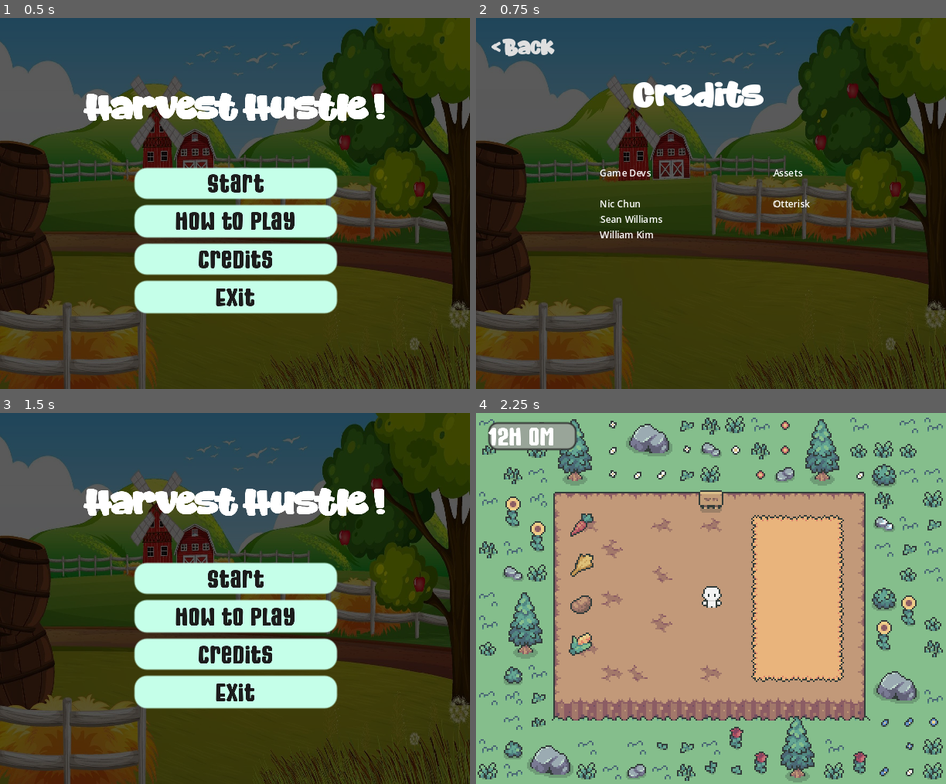
Above: before the commit, frames 1-4 (two rows, left to right).
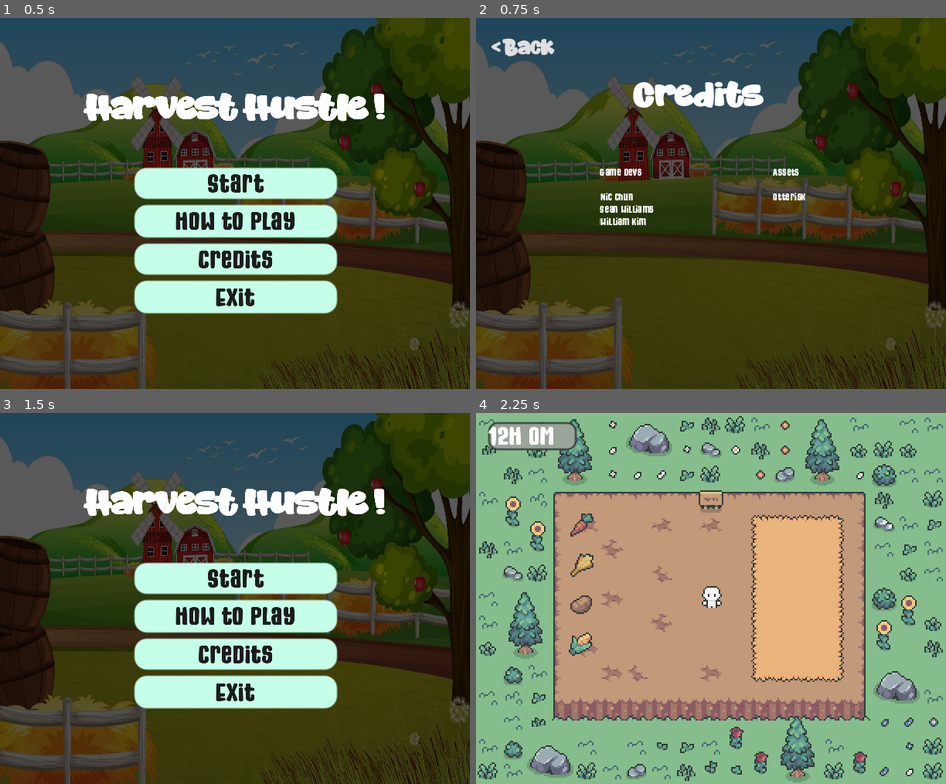
Above: after the commit, the same moments.

Repository: wnskim/LionJam2025
Game: Godot game, scene res://main_menu.tscn
Same seed, same stepped clock (60 frames per second), same inputs: the game is played once before the commit and once after it.
Inputs:
- Up to frame 1 (0.5 s): no input
- Up to frame 2 (0.75 s): click "Credits" at 0.5 s
- Up to frame 3 (1.5 s): click "< Back" at 1.25 s
- Up to frame 4 (2.25 s): click "Start" at 2 s

Frame 1 is identical in both runs. In frame 2, 1.1% of the frame differs, in the area x 26-72%, y 40-60%; in frame 3, 0.4%; in frame 4, less than 0.1%.

Commit message:
Update Credits.tscn
credits scene font change

Diff:
--- a/Credits.tscn
+++ b/Credits.tscn
@@ -1,8 +1,9 @@
-[gd_scene load_steps=20 format=3 uid="uid://3r6lkvjfphv3"]
+[gd_scene load_steps=21 format=3 uid="uid://3r6lkvjfphv3"]
 
 [ext_resource type="Script" path="res://credits.gd" id="1_s10oi"]
 [ext_resource type="Texture2D" uid="uid://u64l8mbkpk2j" path="res://Assets/farm-scene-with-windmill-and-barn-free-vector.jpg" id="2_aau73"]
 [ext_resource type="FontFile" uid="uid://bs8iulaol12q5" path="res://fonts/RebellionSquad-ZpprZ.ttf" id="3_war0p"]
+[ext_resource type="FontFile" uid="uid://kgax8ibdgd1j" path="res://fonts/MightySouly-lxggD.ttf" id="4_tf15u"]
 
 [sub_resource type="StyleBoxTexture" id="StyleBoxTexture_qcjni"]
 texture = ExtResource("2_aau73")
@@ -89,6 +90,7 @@
 offset_right = 118.0
 offset_bottom = 93.0
 focus_mode = 2
+theme_override_fonts/normal_font = ExtResource("4_tf15u")
 theme_override_font_sizes/normal_font_size = 3
 theme_override_styles/fill = SubResource("StyleBoxEmpty_lwv0h")
 theme_override_styles/background = SubResource("StyleBoxEmpty_qkrr1")
@@ -109,6 +111,7 @@
 offset_right = 174.0
 offset_bottom = 73.0
 focus_mode = 2
+theme_override_fonts/normal_font = ExtResource("4_tf15u")
 theme_override_font_sizes/normal_font_size = 3
 theme_override_styles/fill = SubResource("StyleBoxEmpty_lwv0h")
 theme_override_styles/background = SubResource("StyleBoxEmpty_qkrr1")
